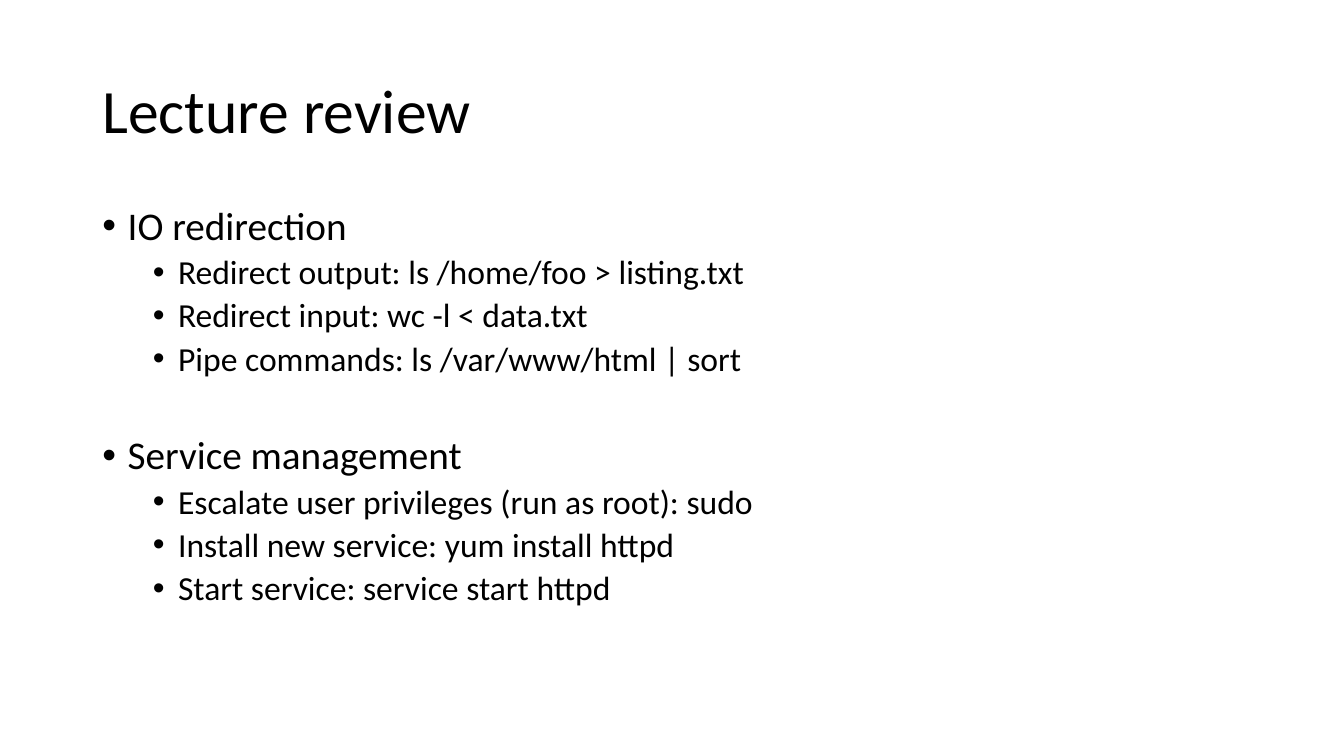
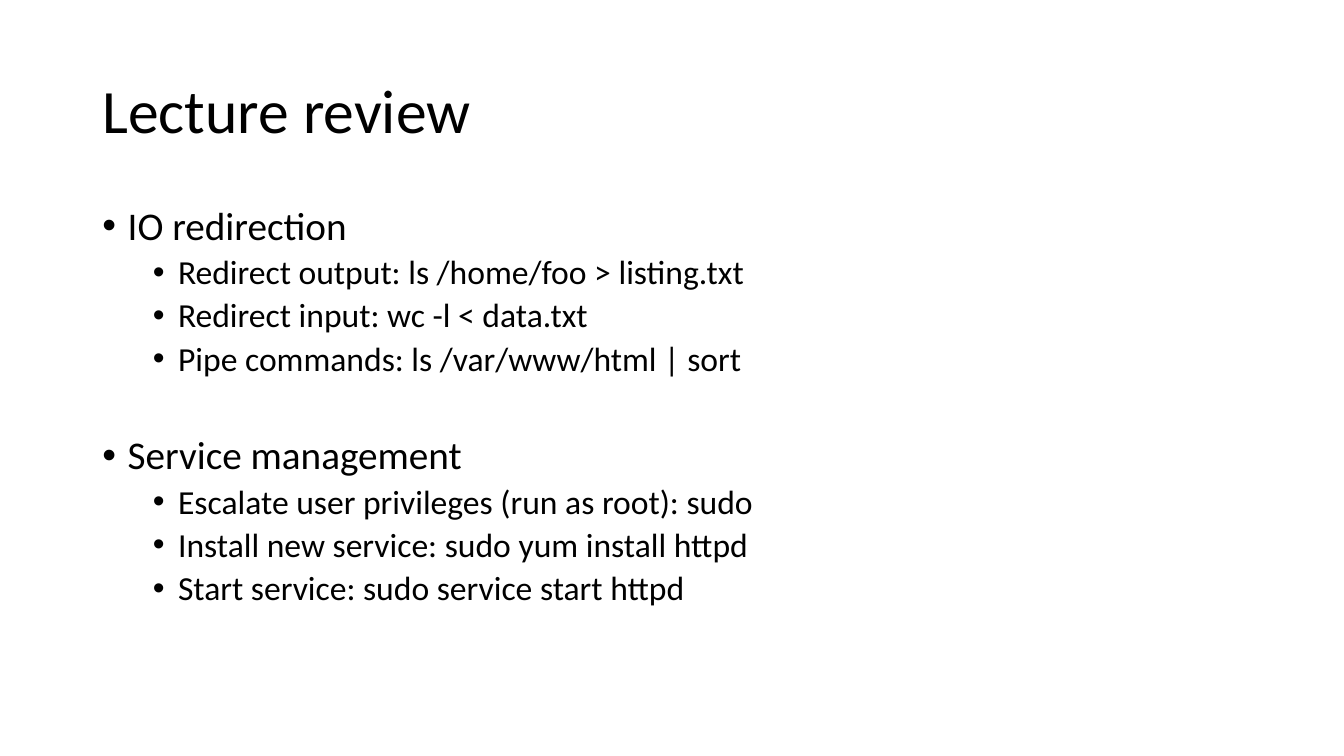
Before and after one commit to jasondbaker/infrastructure-class, a slide deck: slide 7 of review/lecture-review-week-2.pptx. Drawn at 1344x756 pixels with LibreOffice and Linux fonts; fonts in the diff are those of the drawing. Boxes give left, top, right and bottom in pixels: in the first picture for what was removed or moved away, otherwise in the second. Text is boxed around its words. In the diff, an @@ line names an element or a change of style, - is before the commit and + after.

Commit message:
minor updates to lecture 2 review

```diff
--- a/review/lecture-review-week-2.pptx
+++ b/review/lecture-review-week-2.pptx
@@ text at bbox=[178, 533, 748, 606]: text changed @@
-  • Install new service: yum install httpd
-  • Start service: service start httpd
+  • Install new service: sudo yum install httpd
+  • Start service: sudo service start httpd
```
Also in this commit, not shown: 3 other slides changed, 1 slide removed.
